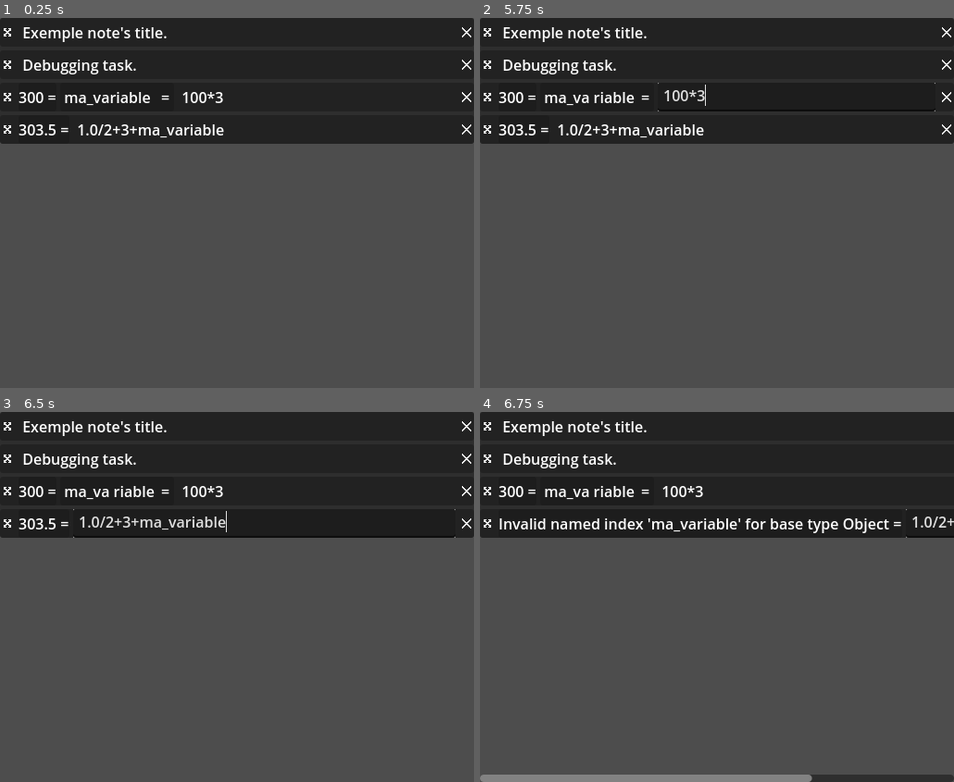
Above: before the commit, frames 1-4 (two rows, left to right).
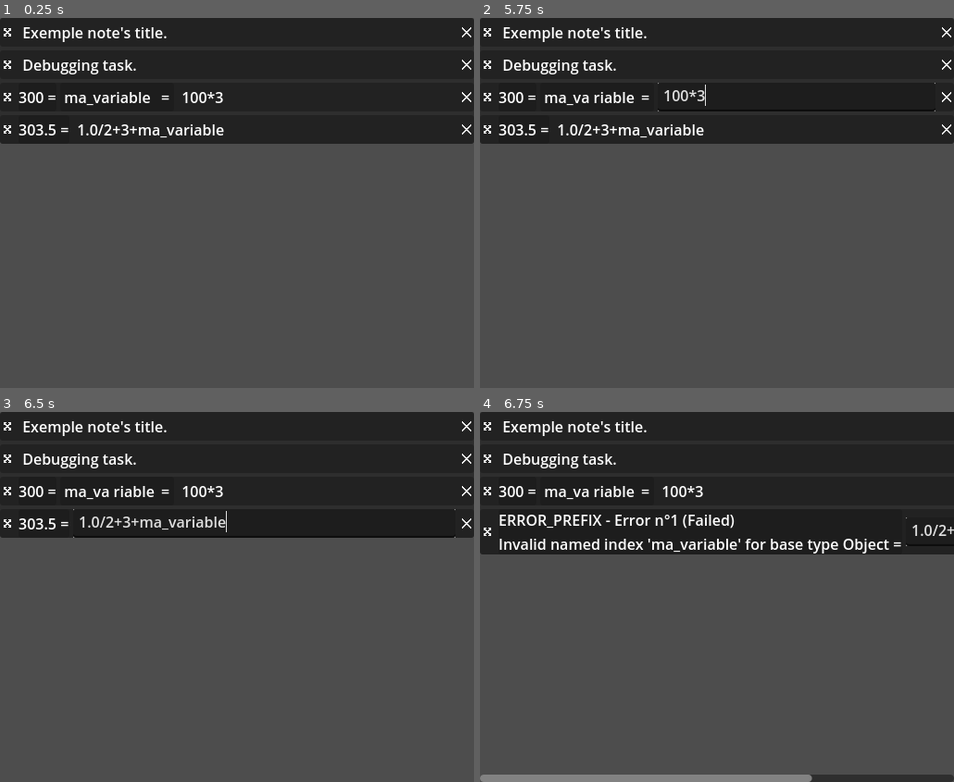
Above: after the commit, the same moments.

Repository: xorblo-doitus/Bloc-notes-plus-plus
Game: Godot game, scene res://src/app/main.tscn
The game is run twice, just before and just after one commit, with the same random seed, the same clock (stepped at 60 frames per second) and the same inputs. The engine's default icon, where the game draws it, is replaced by a stand-in: a white triangle on a blue panel in a dark square.
Inputs (mouse positions are in pixels of both pictures, inside the frame that each line leads up to):
- Up to frame 1 (0.25 s): no input
- Up to frame 2 (5.75 s): click (489, 32) at 0.52 s; click (489, 32) at 1.27 s; click (489, 32) at 2.02 s; tap Enter at 2.75, 4.25 s; drag from (717, 32) to (764, 121) at 2.77 s; tap Space at 3.5, 5 s; drag from (717, 66) to (693, 277) at 3.52 s; move the mouse to (589, 95) at 4.27 s; tap Ctrl at 4.35 s; click (589, 95) at 4.42 s; drag from (797, 95) to (574, 147) at 5.02 s
- Up to frame 3 (6.5 s): tap Enter at 5.75 s; drag from (265, 523) to (260, 597) at 5.77 s
- Up to frame 4 (6.75 s): tap Space at 6.5 s; drag from (574, 541) to (645, 504) at 6.52 s

Frames 1-3 are identical in both runs. In frame 4, 6.1% of the frame differs, in the area x 0-100%, y 26-39%.

Commit message:
Implemented error handling in calculus

Diff:
--- a/src/note/calculus/calculus.gd
+++ b/src/note/calculus/calculus.gd
@@ -109,11 +109,16 @@
 	var error: Error = expression.parse(string_expression, current_variables.keys())
 
 	if error:
-		return expression.get_error_text()
+		var error_helper: ErrorHelper = ErrorHelper.new()
+		error_helper.godot_builtin_error = error
+		error_helper.description = expression.get_error_text()
+		return error_helper
 
-	var result = expression.execute(current_variables.values(), CustomFunctions.singleton)
+	var result = expression.execute(current_variables.values(), CustomFunctions.singleton, false)
 
 	if expression.has_execute_failed():
-		return expression.get_error_text()
+		var error_helper: ErrorHelper = ErrorHelper.new()
+		error_helper.description = expression.get_error_text()
+		return error_helper
 
 	return result
